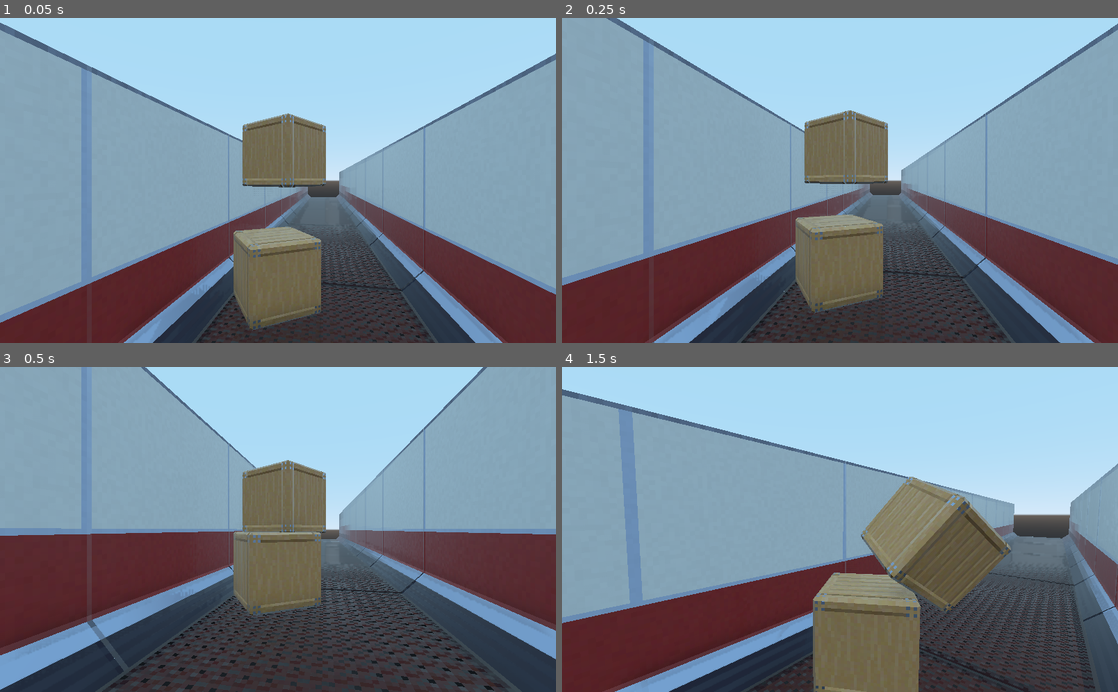
Above: before the commit, frames 1-4 (two rows, left to right).
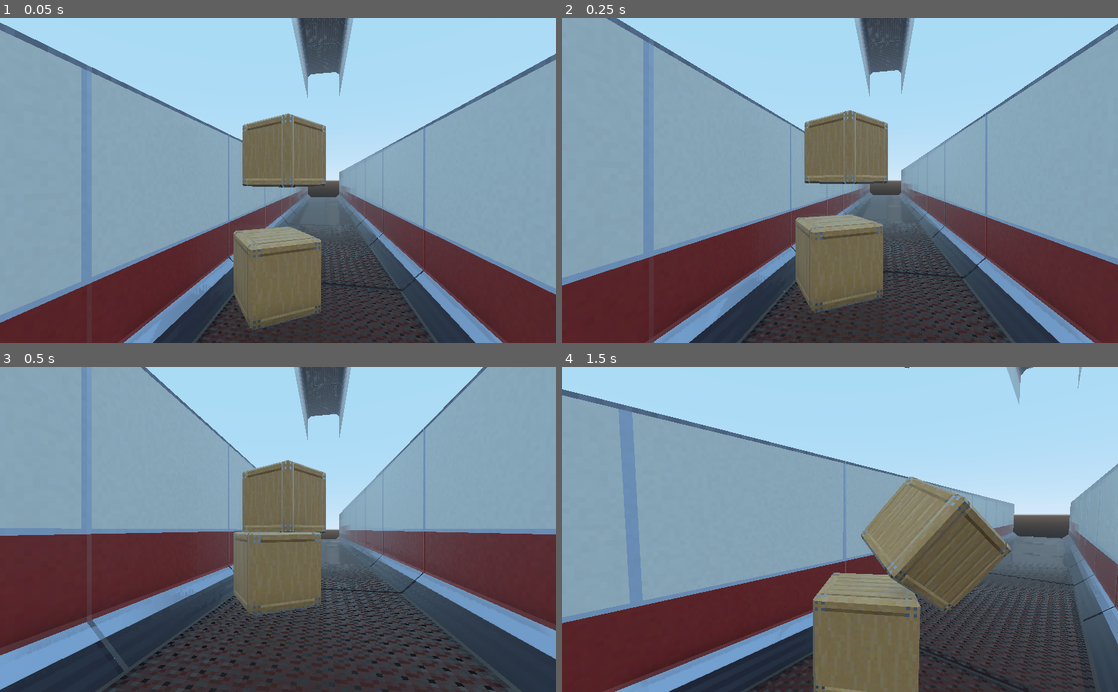
Above: after the commit, the same moments.

Repository: Naronco/JingleJam2020
Game: Godot game, scene res://main.tscn
Same seed, same stepped clock (60 frames per second), same inputs: the game is played once before the commit and once after it.
Inputs (mouse positions are in pixels of both pictures, inside the frame that each line leads up to):
- Up to frame 1 (0.05 s): no input
- Up to frame 2 (0.25 s): no input
- Up to frame 3 (0.5 s): no input
- Up to frame 4 (1.5 s): move the mouse to (962, 513) at 0.52 s; hold D (movement_right) 0.53-1.28 s; click (962, 513) at 0.67 s; tap Space (movement_jump) at 0.77 s; move the mouse to (812, 529) at 1.27 s; hold W (movement_forward) from 1.28 s (still down)

The runs differ from the first frame. In frame 1, 1.7% of the frame differs, in the area x 52-64%, y 0-25%; in frame 2, 1.6%; in frame 3, 1.4%; in frame 4, 0.2%.

Commit message:
mirrored

Diff:
--- a/Player.gd
+++ b/Player.gd
@@ -26,6 +26,37 @@
 	camera = $RotationHelper/Camera
 	targetBasis = self.transform.basis
 
+# new_gravity IS NOT parallel to old_gravity
+func _change_gravity(new_gravity):
+	var oldGravity = PLAYER_GRAVITY
+	PLAYER_GRAVITY = new_gravity
+
+	# TODO Use physics server gravity also for player.
+	PhysicsServer.area_set_param(get_world().get_space(), PhysicsServer.AREA_PARAM_GRAVITY_VECTOR, PLAYER_GRAVITY)
+
+	# Assume oldGravity and newGravity DO NOT POINT IN THE SAME DIRECTION
+	var rotAxis = oldGravity.cross(PLAYER_GRAVITY).normalized()
+	var rotAngle = acos(oldGravity.normalized().dot(PLAYER_GRAVITY.normalized()))
+
+	# Rotate basis
+	targetBasis = transform.basis.rotated(rotAxis, rotAngle)
+
+# g -> -g
+func _flip_gravity():
+	var oldGravity = PLAYER_GRAVITY
+	PLAYER_GRAVITY = -PLAYER_GRAVITY
+
+	# TODO Use physics server gravity also for player.
+	PhysicsServer.area_set_param(get_world().get_space(), PhysicsServer.AREA_PARAM_GRAVITY_VECTOR, PLAYER_GRAVITY)
+
+	# In this case, the cross product of old_gravity and new_gravity is zero, so we have to (arbitrarily) pick an axis of rotation and rotate about 180 deg
+	# Choose some perpendicular axis (This method should be stable but rather random)
+	var up = PLAYER_GRAVITY.normalized()
+	var rotAxis = Vector3(up.y, -up.x, 0) if up.z < up.x else Vector3(0, -up.z, up.y)
+	var rotAngle = PI
+
+	targetBasis = transform.basis.rotated(rotAxis, rotAngle)
+
 func _physics_process(delta):
 	if Input.is_action_just_pressed("ui_cancel"):
 		if Input.get_mouse_mode() == Input.MOUSE_MODE_CAPTURED:
@@ -52,15 +83,7 @@
 
 	# DEBUG ACTION
 	if Input.is_action_just_pressed("debug"):
-		var oldGravity = PLAYER_GRAVITY
-		PLAYER_GRAVITY = Vector3(9.8, 0, 0)
-
-		# Assume oldGravity and newGravity DO NOT POINT IN THE SAME DIRECTION
-		var rotAxis = oldGravity.cross(PLAYER_GRAVITY).normalized()
-		var rotAngle = acos(oldGravity.normalized().dot(PLAYER_GRAVITY.normalized()))
-
-		# Rotate basis
-		targetBasis = transform.basis.rotated(rotAxis, rotAngle)
+		_flip_gravity()
 
 	# TODO: THIS IS NOT FRAMERATE INDEPENDENT, PLEASE FIX BEFORE RELEASE
 	transform.basis = transform.basis.slerp(targetBasis, 10 * delta)
--- a/main.tscn
+++ b/main.tscn
@@ -96,5 +96,51 @@
 [node name="CollisionShape" type="CollisionShape" parent="test1/RigidBody3"]
 shape = SubResource( 4 )
 
+[node name="test2 (mirrored)" type="MeshInstance" parent="."]
+transform = Transform( 1, 0, 0, 0, -1, 0, 0, 0, 1, 0, 20, 0 )
+mesh = ExtResource( 2 )
+material/0 = ExtResource( 3 )
+
+[node name="StaticBody3" type="StaticBody" parent="test2 (mirrored)"]
+transform = Transform( 1, 0, 0, 0, 1, 0, 0, 0, 1, 0, 6.10948e-07, 0 )
+
+[node name="CollisionShape" type="CollisionShape" parent="test2 (mirrored)/StaticBody3"]
+shape = SubResource( 2 )
+
+[node name="RigidBody" type="RigidBody" parent="test2 (mirrored)"]
+transform = Transform( 0.828813, 0, 0.559526, 0, 1, 0, -0.559526, 0, 0.828813, -3.29966, 0.75, 3.42734 )
+
+[node name="crate" type="MeshInstance" parent="test2 (mirrored)/RigidBody"]
+transform = Transform( 1.5, 0, 0, 0, 1.5, 0, 0, 0, 1.5, 0, 0, 0 )
+mesh = ExtResource( 6 )
+material/0 = ExtResource( 3 )
+
+[node name="CollisionShape" type="CollisionShape" parent="test2 (mirrored)/RigidBody"]
+transform = Transform( 1.5, 0, 0, 0, 1.5, 0, 0, 0, 1.5, 0, 0, 0 )
+shape = SubResource( 3 )
+
+[node name="RigidBody2" type="RigidBody" parent="test2 (mirrored)"]
+transform = Transform( 0.516055, 0, 0.856555, 0, 1, 0, -0.856555, 0, 0.516055, -3.95609, 3.29784, 3.31004 )
+
+[node name="crate" type="MeshInstance" parent="test2 (mirrored)/RigidBody2"]
+transform = Transform( 1.5, 0, 0, 0, 1.5, 0, 0, 0, 1.5, 0, 0, 0 )
+mesh = ExtResource( 6 )
+material/0 = ExtResource( 3 )
+
+[node name="CollisionShape" type="CollisionShape" parent="test2 (mirrored)/RigidBody2"]
+transform = Transform( 1.5, 0, 0, 0, 1.5, 0, 0, 0, 1.5, 0, 0, 0 )
+shape = SubResource( 3 )
+
+[node name="RigidBody3" type="RigidBody" parent="test2 (mirrored)"]
+transform = Transform( -4.37114e-08, 0, -1, 0, 1, 0, 1, 0, -4.37114e-08, 11.2232, 0.5, -3.7608 )
+mass = 20.0
+
+[node name="container" type="MeshInstance" parent="test2 (mirrored)/RigidBody3"]
+mesh = ExtResource( 4 )
+material/0 = ExtResource( 3 )
+
+[node name="CollisionShape" type="CollisionShape" parent="test2 (mirrored)/RigidBody3"]
+shape = SubResource( 4 )
+
 [node name="WorldEnvironment" type="WorldEnvironment" parent="."]
 environment = SubResource( 6 )
